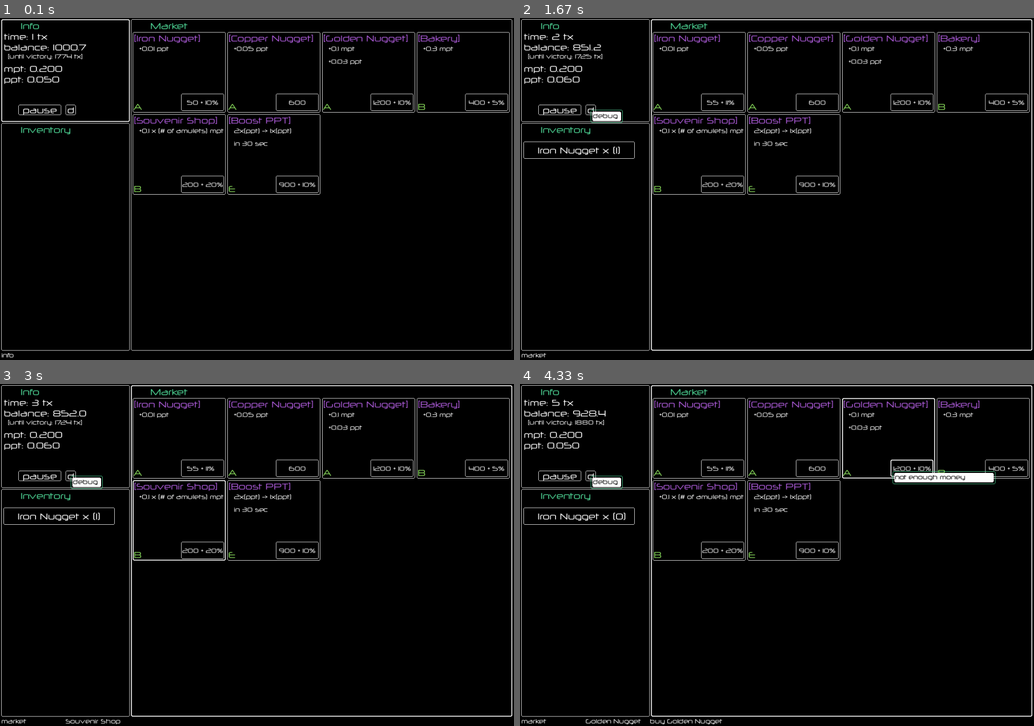
Above: before the commit, frames 1-4 (two rows, left to right).
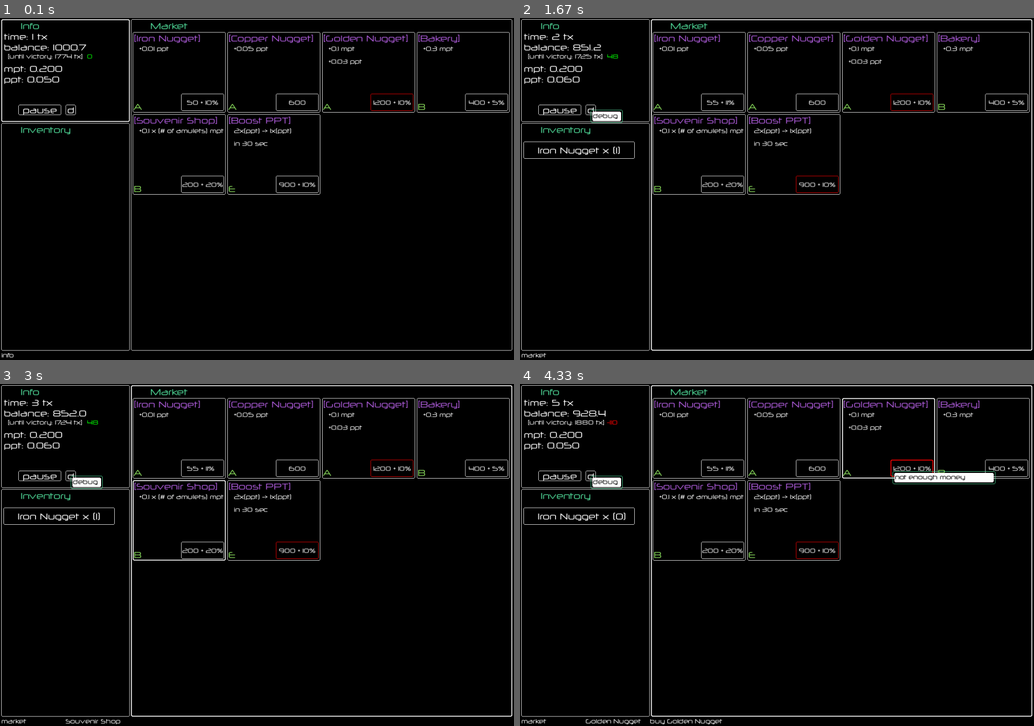
Above: after the commit, the same moments.

Repository: rayannott/economygame
Game: pygame game, started from main.py
The game is run twice, just before and just after one commit, with the same random seed, the same clock (stepped at 60 frames per second) and the same inputs.
Inputs (mouse positions are in pixels of both pictures, inside the frame that each line leads up to):
- Up to frame 1 (0.1 s): no input
- Up to frame 2 (1.67 s): click "50 + 10%" at 0.38 s; click "d" at 0.72 s; click (617, 137) at 1.05 s; click (967, 308) at 1.38 s
- Up to frame 3 (3 s): click (267, 438) at 1.72 s; click (231, 643) at 2.05 s; click (241, 496) at 2.38 s; click (185, 483) at 2.72 s
- Up to frame 4 (4.33 s): click (910, 524) at 3.05 s; click (607, 589) at 3.38 s; click (617, 510) at 3.72 s; click (890, 472) at 4.05 s

The runs differ from the first frame. In frame 1, less than 0.1% of the frame differs, in the area x 16-81%, y 10-28%; in frame 2, 0.1%; in frame 3, 0.1%; in frame 4, 0.1%, in the area x 16-81%, y 10-52%.

Commit message:
added winning_by counter

Diff:
--- a/game.py
+++ b/game.py
@@ -7,7 +7,7 @@
 
 from player import Player
 from gui.gui_rect import Button, Label, Notification, ProgressBar, Panel
-from gui.pygame_utils import BLACK, FONT_NORM, FRAMERATE, WHITE, WINDOW_SIZE, FONT_HUGE, FONT_SMALL, CP0, INV_BTN_SLOT_SIZE
+from gui.pygame_utils import BLACK, FONT_NORM, FRAMERATE, GREEN, RED, WHITE, WINDOW_SIZE, FONT_HUGE, FONT_SMALL, CP0, INV_BTN_SLOT_SIZE
 from gui.gui_shop import create_panels_from_shop
 import shop_items as si
 from shop_items import create_shop
@@ -45,12 +45,14 @@
         self.notifications: list[Notification] = []
 
         self.info_panel = Panel((3, 3), (300, 240), self.surface, 'info')
+        tuv = self.player.time_until_victory()
         self.info_panel.add_labels(
             [
                 Label('Info', self.surface, FONT_NORM, CP0[1], topleft=(45, 3)),
                 Label(f'time: {self.times_ticked} tx', self.surface, FONT_NORM, WHITE, topleft=(6, 28)),
                 Label(f'balance: {self.player.balance:.1f}', self.surface, FONT_NORM, WHITE, topleft=(6, 53)),
-                Label(f'[until victory: {self.player.time_until_victory():.0f} tx]', self.surface, FONT_SMALL, WHITE, topleft=(15, 78)),
+                Label(f'[until victory: {tuv:.0f} tx]', self.surface, FONT_SMALL, WHITE, topleft=(15, 78)),
+                Label(f'{self.player.do_nothing_time_until_victory() - tuv:.0f}', self.surface, FONT_SMALL, WHITE, topleft=(200, 78)),
                 Label(f'mpt: {self.player.mpt:.3f}', self.surface, FONT_NORM, WHITE, topleft=(6, 103)),
                 Label(f'ppt: {self.player.ppt:.3f}', self.surface, FONT_NORM, WHITE, topleft=(6, 128)),
             ]
@@ -88,17 +90,57 @@
             self.tick()
             self.time_of_last_tick = self.current_time
 
-        # labels:
+        self.player.update()
+
+    def update_gui(self, current_mouse_pos: tuple[int, int]):
+        # info panel:
         self.info_panel.labels[1].set_text(f'time: {self.times_ticked} tx')
         self.info_panel.labels[2].set_text(f'balance: {self.player.balance:.1f}')
-        self.info_panel.labels[3].set_text(f'[until victory: {self.player.time_until_victory():.0f} tx]')
-        self.info_panel.labels[4].set_text(f'mpt: {self.player.mpt:.3f}')
-        self.info_panel.labels[5].set_text(f'ppt: {self.player.ppt:.3f}')
-
+        tuv = self.player.time_until_victory()
+        self.info_panel.labels[3].set_text(f'[until victory: {tuv:.0f} tx]')
+        winning_by = self.player.do_nothing_time_until_victory() - tuv
+        self.info_panel.labels[4].set_text(f'{winning_by:.0f}')
+        self.info_panel.labels[4].set_color(GREEN if winning_by >= 0 else RED)
+        self.info_panel.labels[5].set_text(f'mpt: {self.player.mpt:.3f}')
+        self.info_panel.labels[6].set_text(f'ppt: {self.player.ppt:.3f}')
+
+        self.info_panel.update(current_mouse_pos)
+
+        # shop panel:
         for key, shop_panel_item in self.shop_panel.gui_objects.items():
-            shop_panel_item.gui_objects['buy'].text_label.set_text(str(self.shop[key].item_cost)) # type: ignore
-
-        self.player.update()
+            item_cost = self.shop[key].item_cost
+            shop_panel_item.gui_objects['buy'].text_label.set_text(str(item_cost)) # type: ignore
+            frame_color = WHITE if self.player.enough_money(item_cost)[0] else RED
+            shop_panel_item.gui_objects['buy'].set_frame_color(frame_color) # type: ignore
+
+        self.shop_panel.update(current_mouse_pos)
+
+        # inventory slots:
+        for inv_item in set(self.player.inventory):
+            if inv_item.name not in self.inventory_panel.gui_objects:
+                self.inventory_panel.populate_one(
+                    inv_item.name,
+                    Button(
+                        topleft=(5, (INV_BTN_SLOT_SIZE[1] + 3) * (self.next_empty_slot_index + 1)),
+                        size=INV_BTN_SLOT_SIZE,
+                        surface=self.surface,
+                        text=f'{inv_item.name} x ({len(self.player.spent_on_each_shop_item[inv_item.name])})',
+                        hoverhint=f'sell {inv_item.name} for {self.player.spent_on_each_shop_item[inv_item.name][0]*0.5:.1f}',
+                        parent=self.inventory_panel
+                    )
+                )
+                self.next_empty_slot_index += 1
+
+        for inv_name, inv_slot in self.inventory_panel.gui_objects.items():
+            inv_slot.set_text(f'{inv_name} x ({len(self.player.spent_on_each_shop_item[inv_name])})')
+            dq = self.player.spent_on_each_shop_item[inv_name]
+            extra = f'for {dq[0]*0.5:.1f}' if dq else '(currently unavailable)'
+            inv_slot.hint_label.set_text(f'sell {inv_name} {extra}')
+
+        self.inventory_panel.update(current_mouse_pos)
+
+        for notif in self.notifications:
+            notif.update(current_mouse_pos)
 
     def spawn_notification(self, text: str, mouse_pos: tuple[int, int], duration: int = 6):
         self.notifications.append(Notification(text, self.surface, current_mouse_pos=mouse_pos))
@@ -123,35 +165,7 @@
             pos = pygame.mouse.get_pos()
 
             # update gui
-            self.info_panel.update(pos)
-
-            # inventory_counter = Counter(self.player.inventory)
-            for inv_item in set(self.player.inventory):
-                if inv_item.name not in self.inventory_panel.gui_objects:
-                    self.inventory_panel.populate_one(
-                        inv_item.name,
-                        Button(
-                            topleft=(5, (INV_BTN_SLOT_SIZE[1] + 3) * (self.next_empty_slot_index + 1)),
-                            size=INV_BTN_SLOT_SIZE,
-                            surface=self.surface,
-                            text=f'{inv_item.name} x ({len(self.player.spent_on_each_shop_item[inv_item.name])})',
-                            hoverhint=f'sell {inv_item.name} for {self.player.spent_on_each_shop_item[inv_item.name][0]*0.5:.1f}',
-                            parent=self.inventory_panel
-                        )
-                    )
-                    self.next_empty_slot_index += 1
-
-            for inv_name, inv_slot in self.inventory_panel.gui_objects.items():
-                inv_slot.set_text(f'{inv_name} x ({len(self.player.spent_on_each_shop_item[inv_name])})')
-                dq = self.player.spent_on_each_shop_item[inv_name]
-                extra = f'for {dq[0]*0.5:.1f}' if dq else '(currently unavailable)'
-                inv_slot.hint_label.set_text(f'sell {inv_name} {extra}')
-
-            self.inventory_panel.update(pos)
-
-            self.shop_panel.update(pos)
-            for notif in self.notifications:
-                notif.update(pos)
+            self.update_gui(pos)
 
             # process events
             for event in pygame.event.get():
--- a/gui/gui_rect.py
+++ b/gui/gui_rect.py
@@ -27,6 +27,9 @@
 
     def set_text(self, set_to: str) -> None:
         self.text = set_to
+
+    def set_color(self, set_to):
+        self.color = set_to
 
 
 class GUIRect(ABC):
@@ -92,6 +95,9 @@
     def set_text(self, set_to: str) -> None:
         self.text_label.set_text(set_to)
 
+    def set_frame_color(self, set_to: str):
+        self.color_frame = set_to
+
 
 class Button(GUIRect):
     def __init__(self, topleft: tuple[float, float], size: tuple[float, float], surface: pygame.Surface,
--- a/gui/pygame_utils.py
+++ b/gui/pygame_utils.py
@@ -3,6 +3,8 @@
 WHITE = '#FFFFFF'
 BLACK = '#000000'
 GREY = '#333333'
+GREEN = '#00FF00'
+RED = '#FF0000'
 CP0 = ('#DB5294', '#52DB9A') # cool color pair number 0
 CP1 = ('#AE5DDA', '#89DA5D')
 
--- a/player.py
+++ b/player.py
@@ -14,13 +14,20 @@
         self.effect_duration_boost = 0
         self.inventory: list[ShopItem] = []
         self.spent_on_each_shop_item: dict[str, deque[float]] = defaultdict(deque)
+        self.INITIAL_TIME_UNTIL_VICTORY = self.time_until_victory()
+        self.do_nothing_balance = INITIAL_BALANCE
 
     def tick(self):
         self.balance *= 1+self.ppt*0.01
         self.balance += self.mpt
+        self.do_nothing_balance *= 1+INITIAL_PPT*0.01
+        self.do_nothing_balance += INITIAL_MPT
 
     def time_until_victory(self) -> float:
         return math.log((GOAL_BALANCE + 100*self.mpt/(self.ppt))/(self.balance + 100*self.mpt/(self.ppt)), 1+self.ppt*0.01)
+
+    def do_nothing_time_until_victory(self) -> float:
+        return math.log((GOAL_BALANCE + 100*INITIAL_MPT/(INITIAL_PPT))/(self.do_nothing_balance + 100*INITIAL_MPT/(INITIAL_PPT)), 1+INITIAL_PPT*0.01)
 
     def enough_money(self, cost: Cost) -> tuple[bool, float]:
         '''
